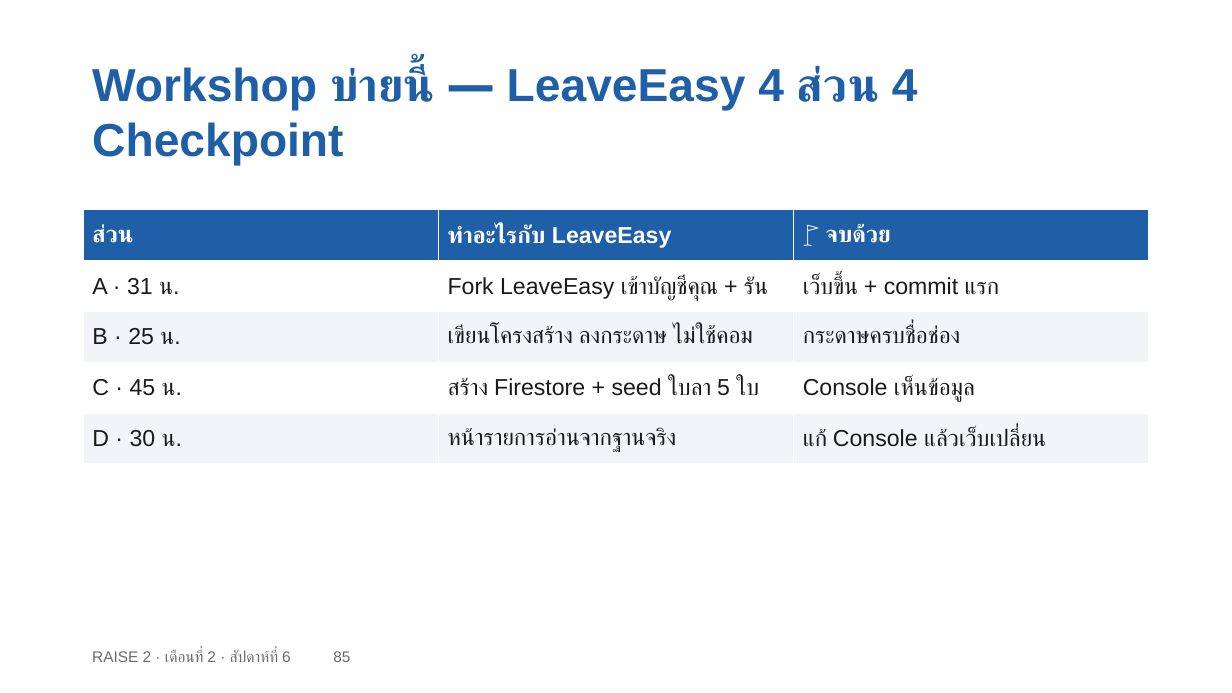
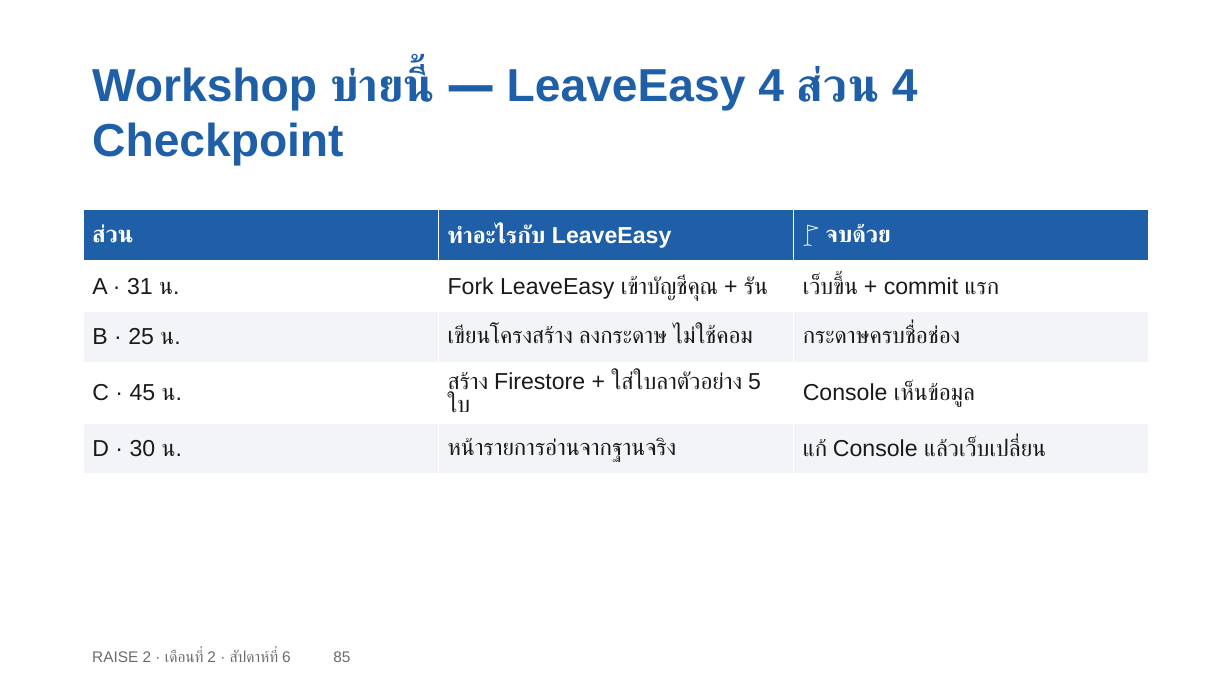
Before and after one commit to cnacha-mfu/raise2-module2, a slide deck: slide 85 of materials/week6/w6-slides.pptx. Drawn at 1232x693 pixels with LibreOffice and Linux fonts; fonts in the diff are those of the drawing. Boxes give left, top, right and bottom in pixels: in the first picture for what was removed or moved away, otherwise in the second. Text is boxed around its words. In the diff, an @@ line names an element or a change of style, - is before the commit and + after.

```diff
--- a/materials/week6/w6-slides.pptx
+++ b/materials/week6/w6-slides.pptx
@@ table at [83, 210, 1148, 466] @@
-row 4, column 2: สร้าง Firestore + seed ใบลา 5 ใบ
+row 4, column 2: สร้าง Firestore + ใส่ใบลาตัวอย่าง 5 ใบ
```
Also in this commit, not shown: 2 other slides changed, 2 other files.
